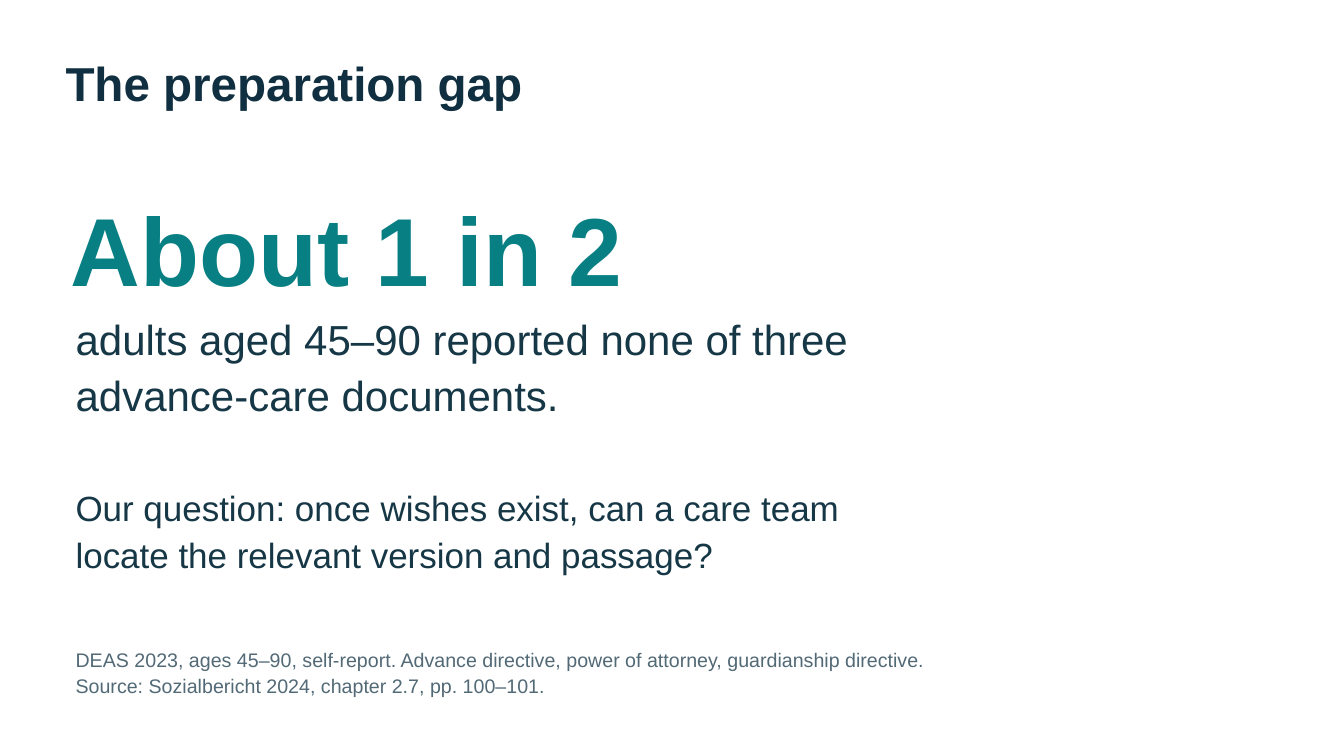
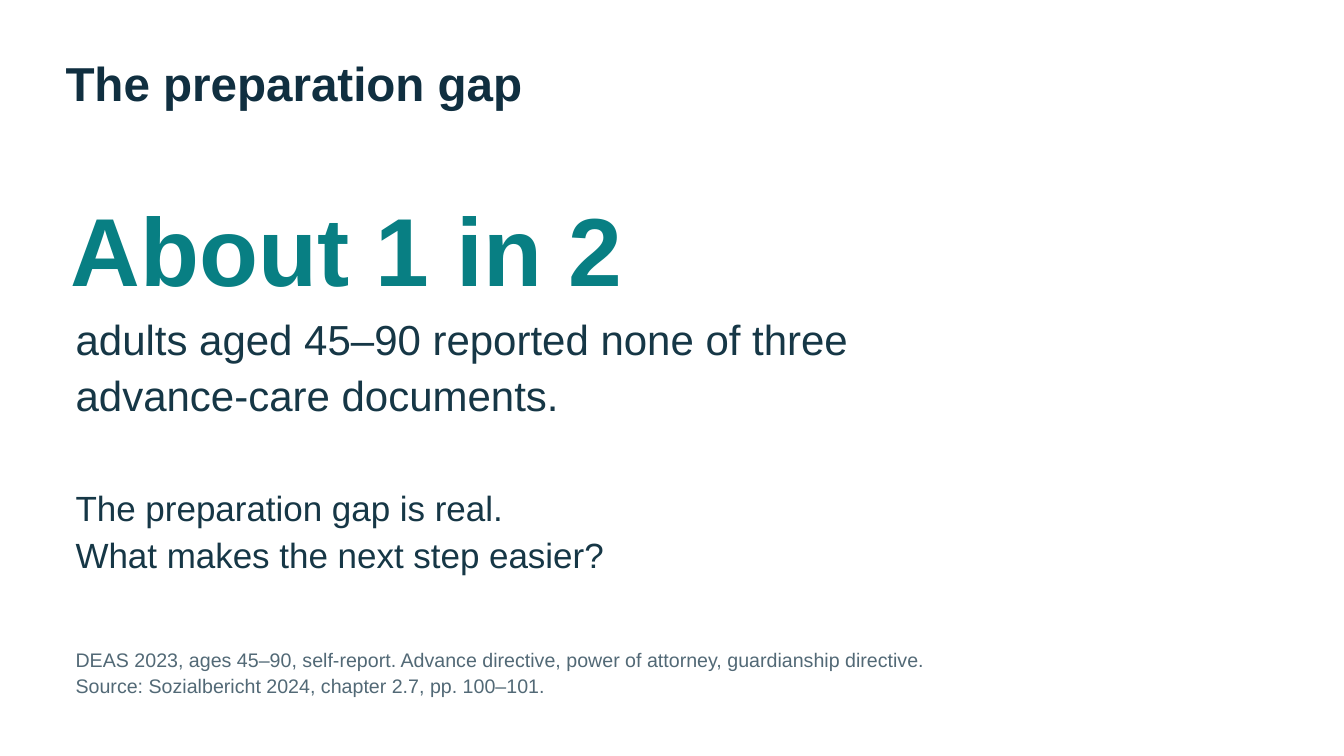
Before and after one commit to DucAnh0075/leuphana_hackathon, a slide deck: slide 2 of docs/pitch/Vorsorge-pitch.pptx. Drawn at 1344x756 pixels with LibreOffice and Linux fonts; fonts in the diff are those of the drawing. Boxes give left, top, right and bottom in pixels: in the first picture for what was removed or moved away, otherwise in the second. Text is boxed around its words. In the diff, an @@ line names an element or a change of style, - is before the commit and + after.

```diff
--- a/docs/pitch/Vorsorge-pitch.pptx
+++ b/docs/pitch/Vorsorge-pitch.pptx
@@ text at <box>76,495,604,575</box>: text changed @@
-Our question: once wishes exist, can a care team
-locate the relevant version and passage?
+The preparation gap is real.
+What makes the next step easier?
```
Also in this commit, not shown: 7 other slides changed, 3 slides added, 3 slides removed, 5 other files.
